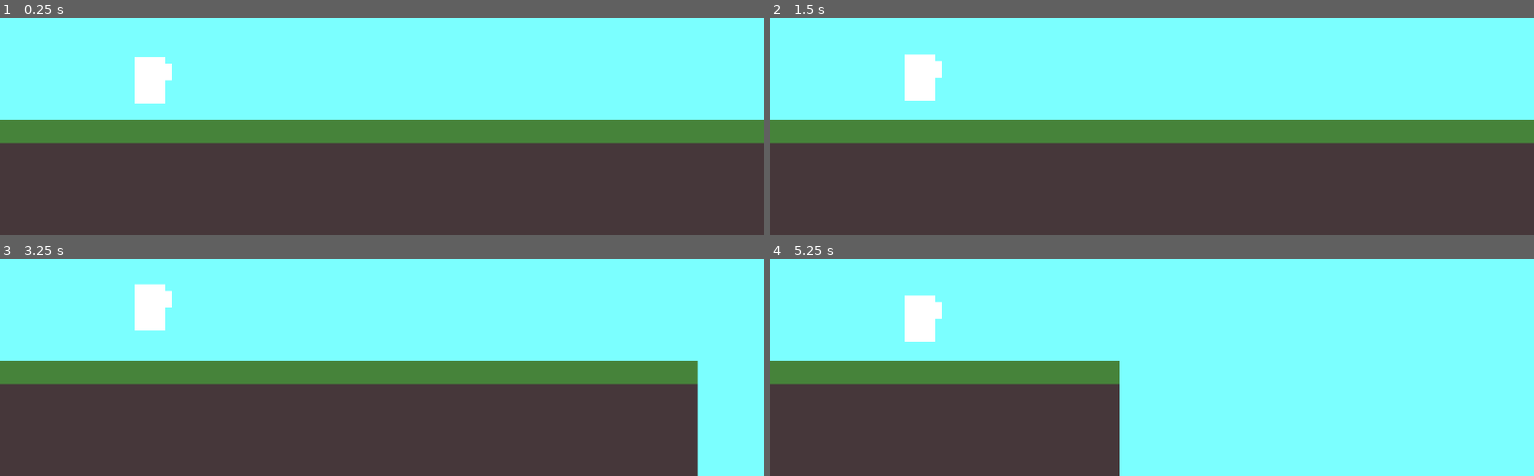
Above: before the commit, frames 1-4 (two rows, left to right).
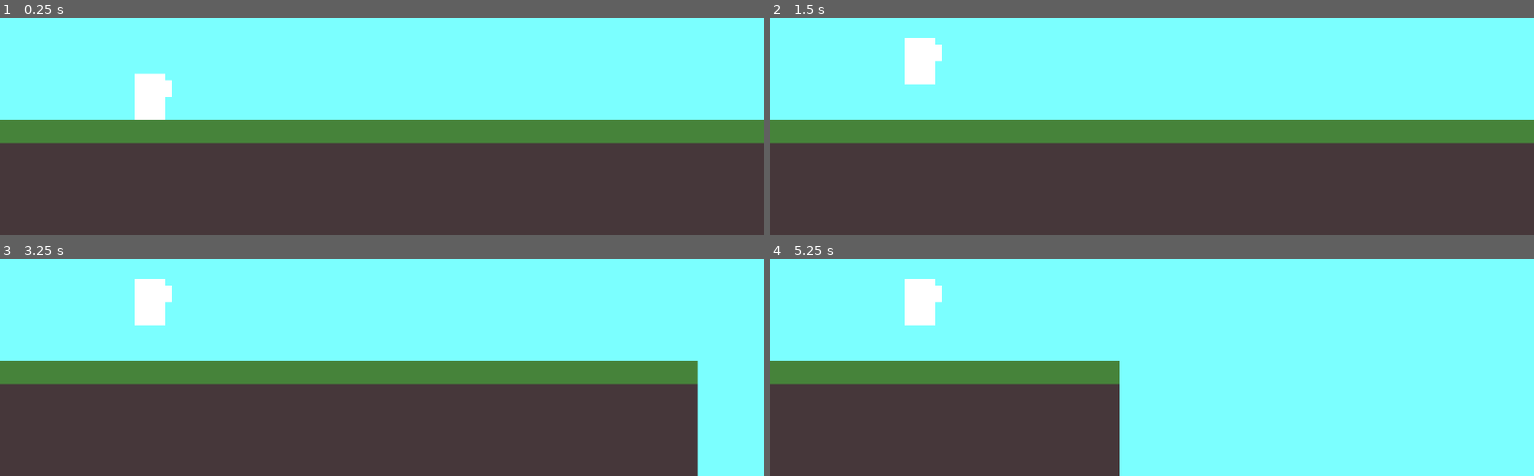
Above: after the commit, the same moments.

Repository: gameking773/FightOrFlightGameJamV
Game: Godot game, scene res://scene/game.tscn
The game is run twice, just before and just after one commit, with the same random seed, the same clock (stepped at 60 frames per second) and the same inputs.
Inputs:
- Up to frame 1 (0.25 s): no input
- Up to frame 2 (1.5 s): tap W (attack) at 0.6 s; tap Space (jump) at 0.77 s; tap E (switch_weapon) at 1.35 s
- Up to frame 3 (3.25 s): tap Space (jump) at 1.52, 3.02 s; tap Enter at 2 s; tap W (attack) at 2.1 s; tap Z (debug_start) at 2.75 s; tap E (switch_weapon) at 2.85 s
- Up to frame 4 (5.25 s): tap W (attack) at 3.6, 5.1 s; tap Space (jump) at 3.77, 4.52 s; tap E (switch_weapon) at 4.35 s

The runs differ from the first frame. In frame 1, 0.7% of the frame differs, in the area x 17-23%, y 17-47%; in frame 2, 0.8%, in the area x 17-23%, y 9-39%; in frame 3, 0.3%; in frame 4, 0.8%.

Commit message:
Ajustement de la vitesse de saut

Diff:
--- a/scene/game.tscn
+++ b/scene/game.tscn
@@ -26,6 +26,7 @@
 zoom = Vector2(0.7, 0.7)
 
 [node name="player" parent="." instance=ExtResource("1_2wj1x")]
+position = Vector2(0, 64)
 
 [node name="baseplate" type="StaticBody2D" parent="."]
 position = Vector2(0, 79)
--- a/scene/player.gd
+++ b/scene/player.gd
@@ -4,7 +4,7 @@
 @export var isMoving = false
 
 const SPEED = 300.0
-const JUMP_VELOCITY = -400.0
+const JUMP_VELOCITY = -450.0
 const max_walkspeed = 1.25
 var walkspeed = 0
 
